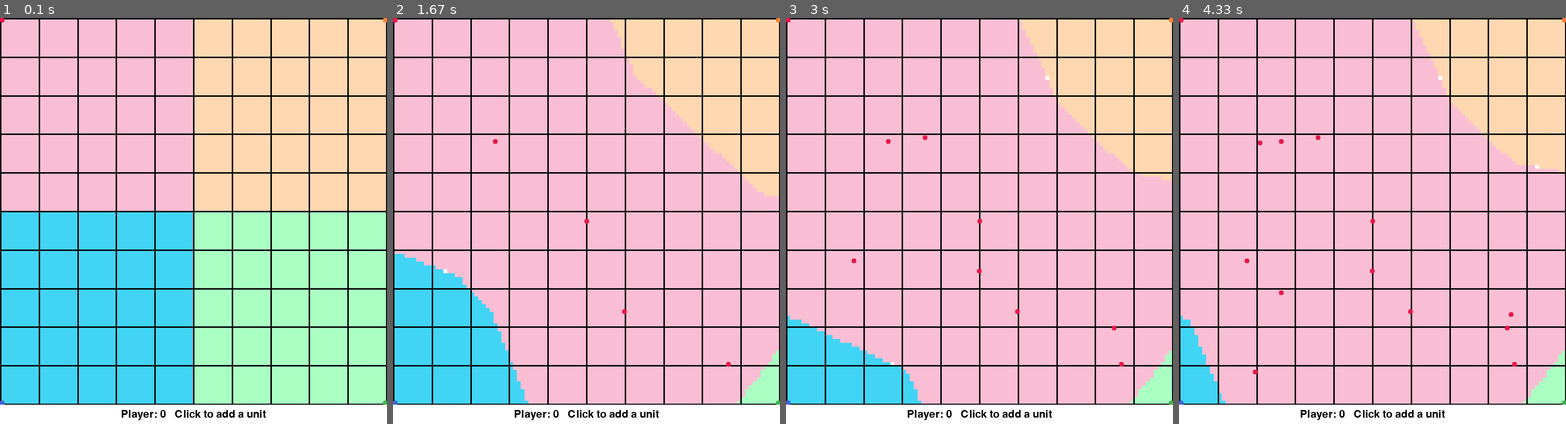
Above: before the commit, frames 1-4 (left to right).
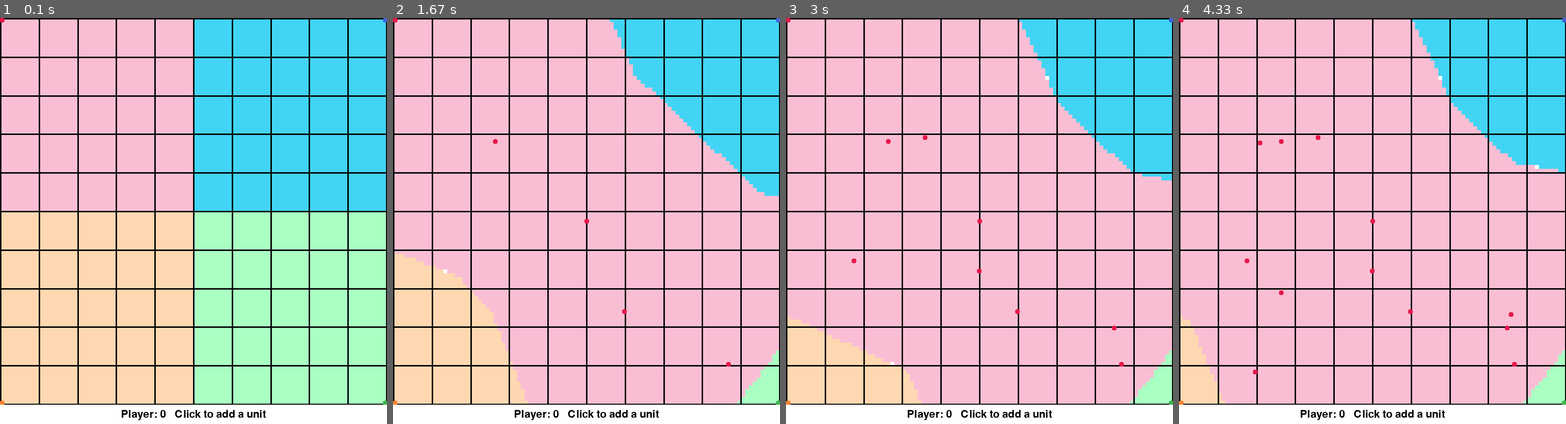
Above: after the commit, the same moments.

Repository: Shreeyak/COMS4444-Voronoi-Sim
Game: pygame game, started from main.py
The game is run twice, just before and just after one commit, with the same random seed, the same clock (stepped at 60 frames per second) and the same inputs.
Inputs (mouse positions are in pixels of both pictures, inside the frame that each line leads up to):
- Up to frame 1 (0.1 s): no input
- Up to frame 2 (1.67 s): click (586, 221) at 0.38 s; click (625, 310) at 0.72 s; click (729, 363) at 1.05 s; click (493, 139) at 1.38 s
- Up to frame 3 (3 s): click (979, 269) at 1.72 s; click (925, 135) at 2.05 s; click (1114, 326) at 2.38 s; click (855, 261) at 2.72 s
- Up to frame 4 (4.33 s): click (1260, 143) at 3.05 s; click (1279, 294) at 3.38 s; click (1511, 314) at 3.72 s; click (1256, 371) at 4.05 s

The runs differ from the first frame. In frame 1, 44% of the frame differs, in the area x 0-100%, y 0-96%; in frame 2, 19%; in frame 3, 14%; in frame 4, 11%.

Commit message:
Changed home base locations to be CCW. Added test scripts for graph using voronoi and triangulation. graph traversal pending.

Diff:
--- a/main.py
+++ b/main.py
@@ -50,6 +50,15 @@
     # TODO: Check which units are killed on keypress
     # TODO: (Low priority) Click and drag to move units
     # TODO: (Low priority) Ignore multiple clicks: If multiple clicks on the exact spot, don't add a unit
+
+
+    # TODO: Voronoi diagram with all the units, map to each player and unit. Must be able to find a node/voronoi cell given
+    #  a unit ID. Create a graph from this map.
+    # TODO: BFS search from the above graph to find all nodes of a given player.
+    # TODO: Remi - replace SVG graphics with an image container
+    #       VIDEO: https://www.reddit.com/r/RemiGUI/comments/9skkag/streaming_images_from_a_webcam/
+    #
+    # TODO:
 
     running = True
     while running:
--- a/tests/test_scipy_triang.py
+++ b/tests/fail/test_scipy_triang.py
@@ -1,10 +1,22 @@
 """Try to construct graph of connected player units using delaunay triangulation
+
+FAIL - It creates a nice graph, but cannot detect the invalid edges correctly.
+    We thought ignoring triangles with circumcenter outside bounds would help fix corner case 1. Does not - eg: all
+    3 points belong to the same player. Causes some points close to home base to not have an edge back to base.
+
+    Looks like one logic would be to look at the vertex opposite an edge. If the vertex is of another player, then check
+    if the edge is equal to both sides or longer than the other 2. In such a case, the edge is invalid (the enemy pt is
+    closer to the line forming edge)
 """
 import numpy as np
 from scipy.spatial import Delaunay
 import matplotlib.pyplot as plt
 from typing import Tuple
 import random
+from collections import defaultdict
+
+import matplotlib as mpl
+mpl.use('TkAgg')  # For macOS. Change engine.
 
 
 class Unit:
@@ -26,15 +38,15 @@
     """
 
     def less_first(a, b):
-        return [a, b] if a < b else [b, a]
-
-    list_of_edges = []
-
-    for triangle in tri_simplices:
+        return (a, b) if a < b else (b, a)
+
+    edges_dict = defaultdict(list)  # Gives all the edges and the associated triangles
+    for idx, triangle in enumerate(tri_simplices):
         for e1, e2 in [[0, 1], [1, 2], [2, 0]]:  # for all edges of triangle
-            list_of_edges.append(less_first(triangle[e1], triangle[e2]))  # always lesser index first
-
-    array_of_edges = np.unique(list_of_edges, axis=0)  # remove duplicates
+            edge = less_first(triangle[e1], triangle[e2])  # always lesser index first
+            edges_dict[edge].append(idx)  # prevent duplicates. Track associated simplexes for each edge.
+
+    array_of_edges = np.array(list(edges_dict.keys()), dtype=int)
     return array_of_edges
 
 
@@ -193,27 +205,28 @@
         col = np.array((*player_colors[pl], 255)) / 255.0
         plt.plot(x, y, marker="o", markersize=10, markeredgecolor=col, markerfacecolor=col)
 
-    plt.show()
+    # plt.show()
 
     # ----- Out of Bound Circumcenters -----
     # FAIL - We thought ignoring triangles with circumcenter outside bounds would help fix corner case 1.
     #   Causes some points close to home base to not have an edge back to base.
 
-    # cc = compute_triangle_circumcenters(tri.points, tri.simplices)  # Shape: [N, 2]
-    # cc_mask_1d = check_pts_within_bounds(cc, (0, 0), (map_size, map_size))
-    # cc_valid = cc[cc_mask_1d, :]  # Broadcast mask to all channels
-    #
-    # simplex_valid = tri.simplices[cc_mask_1d, :]
-    # edges = delaunay2edges(simplex_valid)  # Shape: [N, 2]
-    #
-    # # Plot the out-of-bound edges
-    # simplex_out = tri.simplices[~cc_mask_1d, :]
-    # edges_out = delaunay2edges(simplex_out)  # Shape: [N, 2]
-    # for p1, p2 in edges_out:
-    #     x1, y1 = points[p1]
-    #     x2, y2 = points[p2]
-    #
-    #     x1, y1 = convert_pt_for_plotting(x1, y1, map_size)
-    #     x2, y2 = convert_pt_for_plotting(x2, y2, map_size)
-    #     plt.plot([x1, x2], [y1, y2], color='black', linestyle='dashed', alpha=0.6)
+    cc = compute_triangle_circumcenters(tri.points, tri.simplices)  # Shape: [N, 2]
+    cc_mask_1d = check_pts_within_bounds(cc, (0, 0), (map_size, map_size))
+    cc_valid = cc[cc_mask_1d, :]  # Broadcast mask to all channels
+
+    simplex_valid = tri.simplices[cc_mask_1d, :]
+    edges = delaunay2edges(simplex_valid)  # Shape: [N, 2]
+
+    # Plot the out-of-bound edges
+    simplex_out = tri.simplices[~cc_mask_1d, :]
+    edges_out = delaunay2edges(simplex_out)  # Shape: [N, 2]
+    for p1, p2 in edges_out:
+        x1, y1 = points[p1]
+        x2, y2 = points[p2]
+
+        x1, y1 = convert_pt_for_plotting(x1, y1, map_size)
+        x2, y2 = convert_pt_for_plotting(x2, y2, map_size)
+        plt.plot([x1, x2], [y1, y2], color='black', linestyle='dashed', alpha=0.6)
+    plt.show()
     # ------------------------
--- /dev/null
+++ b/tests/fail/test_scipy_voronoi.py
@@ -0,0 +1,29 @@
+"""FAIL: Has -1 for infinite regions. Need to manually find the point of intersection with the boundaries and re-construct
+the polygons. Pain in the arse.
+
+Option: https://gist.github.com/pv/8036995  (adds remote points - looks like causes error due to duplicate pts)
+        Article: https://www.daniweb.com/programming/computer-science/tutorials/520314/how-to-make-quality-voronoi-diagrams
+
+Not Option: plot_voronoi_2d doesn't work, because it doesn't actually close the polyons, just clips plot.
+"""
+import numpy as np
+import matplotlib.pyplot as plt
+from scipy.spatial import Voronoi, voronoi_plot_2d
+import matplotlib as mpl
+mpl.use('TkAgg')  # For macOS. Change engine.
+
+
+rng = np.random.default_rng()
+points = rng.random((10,2))
+
+
+vor = Voronoi(points)
+
+fig = voronoi_plot_2d(vor, show_vertices=True, line_colors='orange',
+                line_width=2, line_alpha=0.6, point_size=2)
+
+ax = plt.gca()
+ax.set_xlim(-0.3, 1.3)
+ax.set_ylim(-0.3, 1.3)
+
+plt.show()
--- a/tests/test_shapely_triang.py
+++ b/tests/fail/test_shapely_triang.py
@@ -1,3 +1,6 @@
+"""FAIL - triangulation works, but has same problem as scipy. Worse than scipy because we don't know simplex
+associated with each input point"""
+
 # import shapely
 import numpy as np
 from typing import Tuple
@@ -11,6 +14,8 @@
 
 import warnings
 warnings.filterwarnings("ignore", category=shapely.errors.ShapelyDeprecationWarning)
+import matplotlib as mpl
+mpl.use('TkAgg')  # For macOS. Change engine.
 
 
 class Unit:
--- a/tests/shapely_figures.py
+++ b/tests/shapely_figures.py
@@ -59,7 +59,7 @@
 
 def set_limits(ax, x0, xN, y0, yN):
     ax.set_xlim(x0, xN)
-    ax.set_xticks(range(x0, xN+1))
+    # ax.set_xticks(range(x0, xN+1))
     ax.set_ylim(y0, yN)
-    ax.set_yticks(range(y0, yN+1))
+    # ax.set_yticks(range(y0, yN+1))
     ax.set_aspect("equal")
--- /dev/null
+++ b/tests/test_shapely_voronoi.py
@@ -0,0 +1,310 @@
+"""Test finding graph of connected player units using shapely voronoi"""
+
+# import shapely
+import numpy as np
+import random
+from typing import Tuple
+from collections import defaultdict
+
+import matplotlib as mpl
+import shapely.errors
+import shapely.geometry
+import shapely.ops
+import scipy
+# from shapely.geometry import MultiPoint, MultiLineString, Polygon, box
+# from shapely.ops import triangulate, voronoi_diagram
+# from scipy.spatial import Delaunay, KDTree
+from matplotlib import pyplot as plt
+from descartes.patch import PolygonPatch  # plotting
+from shapely_figures import SIZE, set_limits, plot_coords, plot_bounds, plot_line, BLUE, GRAY
+
+mpl.use('TkAgg')  # For macOS. Change engine.
+
+import warnings
+warnings.filterwarnings("ignore", category=shapely.errors.ShapelyDeprecationWarning)
+
+
+class Unit:
+    def __init__(self, player: int, pos: Tuple):
+        """The unit of each player. New unit spawns every N days. Can be moved in any direction by 1 km"""
+        assert 0 <= player < 4
+
+        self.player = int(player)
+        self.pos = pos
+        self.status = 1  # 1 = alive, 0 = dead
+
+
+def create_units():
+    units = [
+        # Corners
+        Unit(0, (1.5, 1.5)),
+        Unit(1, (8.5, 1.5)),
+        Unit(2, (8.5, 8.5)),
+        Unit(3, (1.5, 8.5)),
+
+        # Middle
+        Unit(0, (5.7, 5.7)),
+        Unit(2, (5.3, 5.3)),
+        # offset
+        Unit(0, (4.7, 6.7)),
+        Unit(2, (6.3, 4.3)),
+
+        # Edge-case
+        Unit(1, (9.0, 6.0)),
+        Unit(2, (8.0, 4.0)),
+    ]
+
+    # # Scatter some points near home base of each player
+    # for idx in range(4):
+    #     units.append(Unit(0, (random.random() * 3, random.random() * 3)))
+    #     units.append(Unit(1, (10 - random.random() * 3, random.random() * 3)))
+    #     units.append(Unit(2, (10 - random.random() * 3, 10 - random.random() * 3)))
+    #     units.append(Unit(3, (random.random() * 3, 10 - random.random() * 3)))
+    #
+    # # Scatter more throughout the map
+    # for idx in range(4):
+    #     for idy in range(4):
+    #         units.append(Unit(idx, (random.random() * 10.0, random.random() * 10.0)))
+
+    # Corner-case 1: Enemy unit close to the boundary should cut off path b/w 2 unit, even with valid delaunay tris
+    #   connecting the 2 friendly units.
+    # units.append(Unit(2, (9.6, 4.0)))
+    # units.append(Unit(0, (9.4, 6.0)))
+    return units
+
+
+def delaunay2edges(tri_simplices):
+    """Convert the delaunay tris to unique edges
+    Args:
+        simplices: Triangles. The .simplices param of the triangulation object from scipy.
+    Ref:
+        https://stackoverflow.com/questions/69512972/how-to-generate-edge-index-after-delaunay-triangulation
+    """
+
+    def less_first(a, b):
+        return (a, b) if a < b else (b, a)
+
+    edges_dict = defaultdict(list)  # Gives all the edges and the associated triangles
+    for idx, triangle in enumerate(tri_simplices):
+        for e1, e2 in [[0, 1], [1, 2], [2, 0]]:  # for all edges of triangle
+            edge = less_first(triangle[e1], triangle[e2])  # always lesser index first
+            edges_dict[edge].append(idx)  # prevent duplicates. Track associated simplexes for each edge.
+
+    array_of_edges = np.array(list(edges_dict.keys()), dtype=int)
+    return array_of_edges
+
+
+def poly_are_neighbors(poly1: shapely.geometry.polygon.Polygon,
+                       poly2: shapely.geometry.polygon.Polygon) -> bool:
+    # Polygons are neighbors iff they share an edge. Only 1 vertex does not count.
+    # Also, both polygons might be the same
+    if isinstance(poly1.intersection(poly2), shapely.geometry.linestring.LineString):
+        return True
+    elif poly1 == poly2:
+        return True
+    else:
+        return False
+
+
+def convert_pt_for_plotting(x, y, map_size):
+    """Convert the coords of a point for plotting b/w sim and matplotlib"""
+    return y, map_size - x
+
+
+def hex_to_rgb(col: str = "#ffffff"):
+    rgb = tuple(int(col.lstrip('#')[i:i + 2], 16) for i in (0, 2, 4))
+    rgba = rgb + (255,)
+    rgba = [x/255.0 for x in rgba]
+    return tuple(rgba)
+
+
+def get_shapely_centroid(poly: shapely.geometry.polygon.Polygon) -> Tuple:
+    return list(poly.centroid.coords)[0]
+
+
+if __name__ == "__main__":
+    """Algo:
+    - Create list of pts from units
+        HANDLE EDGECASE 1: Quantize the unit positions to grid level (cell centers).
+    - Get list of polygons from voronoi diagram for given pts.
+    - Find mapping from pts idx to polys - for each poly centroid, find nearest pt
+        WARN - EDGECASE 1: 2 players occupy exact same point
+    - Get the graph of connected pts via triangulation (include home base when triangulating) (list of edges)
+    - Clean Graph: For each edge of the graph, if the 2 points belong to diff players, it is invalid. If the the 2 polys
+        corresponding to the points are not neighbors it is invalid.
+
+    - Build an actual graph data structure for each player. https://www.python.org/doc/essays/graphs/
+    - From each home base, traverse the full graph. Mark all units that we come across. Remove isolated units from map.
+    """
+    random.seed(18)
+
+    map_size = 10
+    units = create_units()
+
+    home_offset = 0.5
+    _MAP_W = map_size
+    spawn_loc = {0: (home_offset, home_offset),
+                 1: (_MAP_W - home_offset, home_offset),
+                 2: (_MAP_W - home_offset, _MAP_W - home_offset),
+                 3: (home_offset, _MAP_W - home_offset)}
+
+    player_colors = ['#e6194B', '#f58231', '#3cb44b', '#4363d8']
+    player_colors = list(map(hex_to_rgb, player_colors))
+
+    # Construct 2 lists for passing to shapely/scipy for triangulation
+    # TODO: Handle edge case where cell is occupied by 2 players: Quantize pts to grid cells.
+    #   Double-check: do we need this?
+    pts = []
+    player_ids = []
+    for u in units:
+        # pts.append((u.pos[1], map_size - u.pos[0]))  # Convert coord
+        pts.append(u.pos)  # Convert coord
+        player_ids.append(u.player)
+    # points = np.array(pts)  # Shape: [N, 2]
+
+    # Get polygon of Voronoi regions around each pt
+    _points = shapely.geometry.MultiPoint(pts)
+    envelope = shapely.geometry.box(0, 0, map_size, map_size)
+    vor_regions_ = shapely.ops.voronoi_diagram(_points, envelope=envelope)
+    vor_regions_ = list(vor_regions_)  # Convert to a list of Polygon
+    # CLEAN the polys - they aren't being bounded correctly
+    vor_regions = []
+    for region in vor_regions_:
+        if not isinstance(region, shapely.geometry.Polygon):
+            print(f"WARNING: Region returned from voronoi not a polygon: {type(region)}")
+
+        region_bounded = region.intersection(envelope)
+        vor_regions.append(region_bounded)
+
+    # Add the home base to list of points
+    pts_with_home = pts.copy()
+    player_ids_with_home = player_ids.copy()
+    for player in range(4):
+        # Add home bases as pts
+        pts_with_home.append(spawn_loc[player])
+        player_ids_with_home.append(player)
+
+    # Find mapping from pts idx to polys (via nearest unit) and poly to player
+    pt_to_poly = {}  # includes home base
+    # Polygon isn't hashable, so we use polygon centroid. Because polygon is convex, centroid will be unique.
+    poly_centroid_to_player = {}
+    kdtree = scipy.spatial.KDTree(pts)
+    for region in vor_regions:
+        # Voronoi regions are all convex. Nearest pt to centroid must be point belonging to region
+        centroid = get_shapely_centroid(region)
+        _, ii = kdtree.query(centroid, k=1)  # index of nearest pt
+
+        pt_to_poly[pts[ii]] = region
+        poly_centroid_to_player[centroid] = player_ids[ii]
+
+    # Find mapping of each home base to poly
+    for idx in range(4):
+        home_coord = spawn_loc[idx]
+        _, ii = kdtree.query(home_coord, k=1)  # index of nearest pt
+        pt_to_poly[home_coord] = pt_to_poly[pts[ii]]  # home base same as nearest unit
+
+    # Get the graph of connected pts via triangulation (include home base when triangulating)
+    pts_with_home = pts.copy()
+    player_ids_with_home = player_ids.copy()
+    for key, val in spawn_loc.items():
+        # Add home bases as pts
+        pts_with_home.append(val)
+        player_ids_with_home.append(key)
+    pts_with_home = np.array(pts_with_home)
+
+    tri = scipy.spatial.Delaunay(pts_with_home)
+    edges = delaunay2edges(tri.simplices)  # Shape: [N, 2]
+
+    # Clean edges
+    edge_player_id = []  # Player each edge belongs to
+    for p1, p2 in edges:
+        player1 = player_ids_with_home[p1]
+        player2 = player_ids_with_home[p2]
+
+        valid_ = False
+        if player1 == player2:
+            poly1 = pt_to_poly[tuple(pts_with_home[p1])]
+            poly2 = pt_to_poly[tuple(pts_with_home[p2])]
+
+            # The polygons must both belong to the same player
+            # This handles edge cases where home base is conquered by another player
+            play1_ = poly_centroid_to_player[get_shapely_centroid(poly1)]
+            play2_ = poly_centroid_to_player[get_shapely_centroid(poly2)]
+
+            are_neighbors = poly_are_neighbors(poly1, poly2)
+            if are_neighbors and play1_ == player1 and play2_ == player1:
+                # Can traverse edge only if voronoi polys are neighbors
+                valid_ = True
+
+        if valid_:
+            edge_player_id.append(player1)
+        else:
+            edge_player_id.append(-1)
+
+    edge_player_id = np.array(edge_player_id)
+    mask_edges = (edge_player_id > -1)
+
+    # For plotting
+    edges_invalid = edges[~mask_edges].copy()
+
+    # Remove invalid edges
+    edges = edges[mask_edges]
+    edge_player_id = edge_player_id[mask_edges]
+
+    # Build a graph data structure for each player
+    graphs = {0: defaultdict(list), 1: defaultdict(list), 2: defaultdict(list), 3: defaultdict(list)}
+    for player, (p1, p2) in zip(edge_player_id, edges):
+        if player > -1:
+            graph_p = graphs[player]
+            graph_p[p1].append(p2)
+            graph_p[p2].append(p1)
+
+    # TODO: From each home base, traverse the full graph
+
+
+    # Plot
+    fig = plt.figure(1, figsize=SIZE, dpi=90)
+    fig.set_frameon(True)
+    ax = fig.add_subplot(111)
+    # set_limits(ax, 0, map_size, 0, map_size)
+
+    for poly in vor_regions:
+        player_ = poly_centroid_to_player[get_shapely_centroid(poly)]
+        patch = PolygonPatch(poly, facecolor=player_colors[player_], alpha=0.3, zorder=-1)  # edgecolor=BLUE
+        ax.add_patch(patch)
+
+    # Plot the valid edges
+    for (p1, p2), pl in zip(edges, edge_player_id):
+        x1, y1 = pts_with_home[p1]
+        x2, y2 = pts_with_home[p2]
+
+        # x1, y1 = convert_pt_for_plotting(x1, y1, map_size)
+        # x2, y2 = convert_pt_for_plotting(x2, y2, map_size)
+        col = np.array(player_colors[pl])
+        plt.plot([x1, x2], [y1, y2], color=col, alpha=0.7)
+
+    # Plot the invalid edges
+    for p1, p2 in edges_invalid:
+        x1, y1 = pts_with_home[p1]
+        x2, y2 = pts_with_home[p2]
+
+        # x1, y1 = convert_pt_for_plotting(x1, y1, map_size)
+        # x2, y2 = convert_pt_for_plotting(x2, y2, map_size)
+        plt.plot([x1, x2], [y1, y2], color='grey', linestyle='dashed', alpha=0.4)
+
+    # Plot the units
+    for pt, pl in zip(pts, player_ids):
+        x, y = pt
+
+        # x, y = convert_pt_for_plotting(x, y, map_size)
+        col = np.array(player_colors[pl])
+        plt.plot(x, y, marker="o", markersize=10, markeredgecolor=col, markerfacecolor=col)
+
+    # Plot the home base
+    for pt, pl in zip(pts_with_home[-4:], player_ids_with_home[-4:]):
+        x, y = pt
+        # x, y = convert_pt_for_plotting(x, y, map_size)
+        col = np.array(player_colors[pl])
+        plt.plot(x, y, marker="x", markersize=14, markeredgecolor=col, markerfacecolor=col)
+
+    plt.show()
--- a/voronoi_game.py
+++ b/voronoi_game.py
@@ -42,9 +42,9 @@
 
         self.home_offset = 0.5  # Home bases are offset from corner by this amt
         self.spawn_loc = {0: (self.home_offset, self.home_offset),
-                          1: (self.home_offset, self._MAP_W - self.home_offset),
+                          1: (self._MAP_W - self.home_offset, self.home_offset),
                           2: (self._MAP_W - self.home_offset, self._MAP_W - self.home_offset),
-                          3: (self._MAP_W - self.home_offset, self.home_offset)}
+                          3: (self.home_offset, self._MAP_W - self.home_offset)}
 
         # Optimization
         self._num_contested_pts_check = 10  # Number of closest points to check in case of disputed cells.
@@ -243,7 +243,8 @@
 
         if draw_major_lines:
             h, w, _ = grid_rgb.shape
-            rows, cols = 10, 10  # Only show major grid lines (100x100 lines too fine)
+            # Only show major grid lines (100x100 lines too fine) - max 10
+            cols = min(10, occ_map.shape[1])
             col_line = (0, 0, 0)
             thickness = self.grid_line_thickness
             for x in np.linspace(start=int(thickness/2), stop=w - int(thickness/2), num=cols + 1):
Not shown, changed: .gitignore
Not shown, removed: images/.DS_Store
